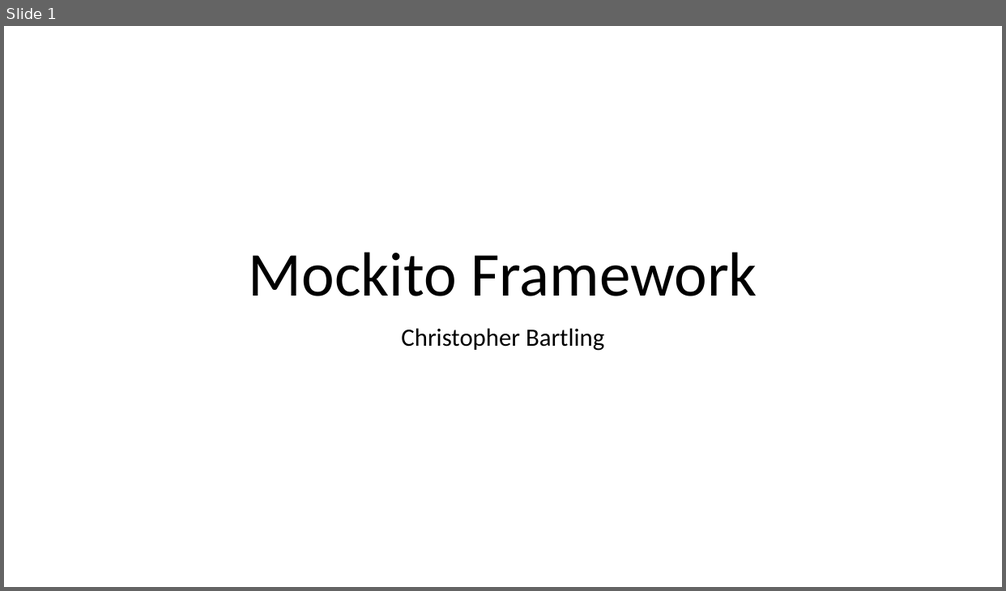
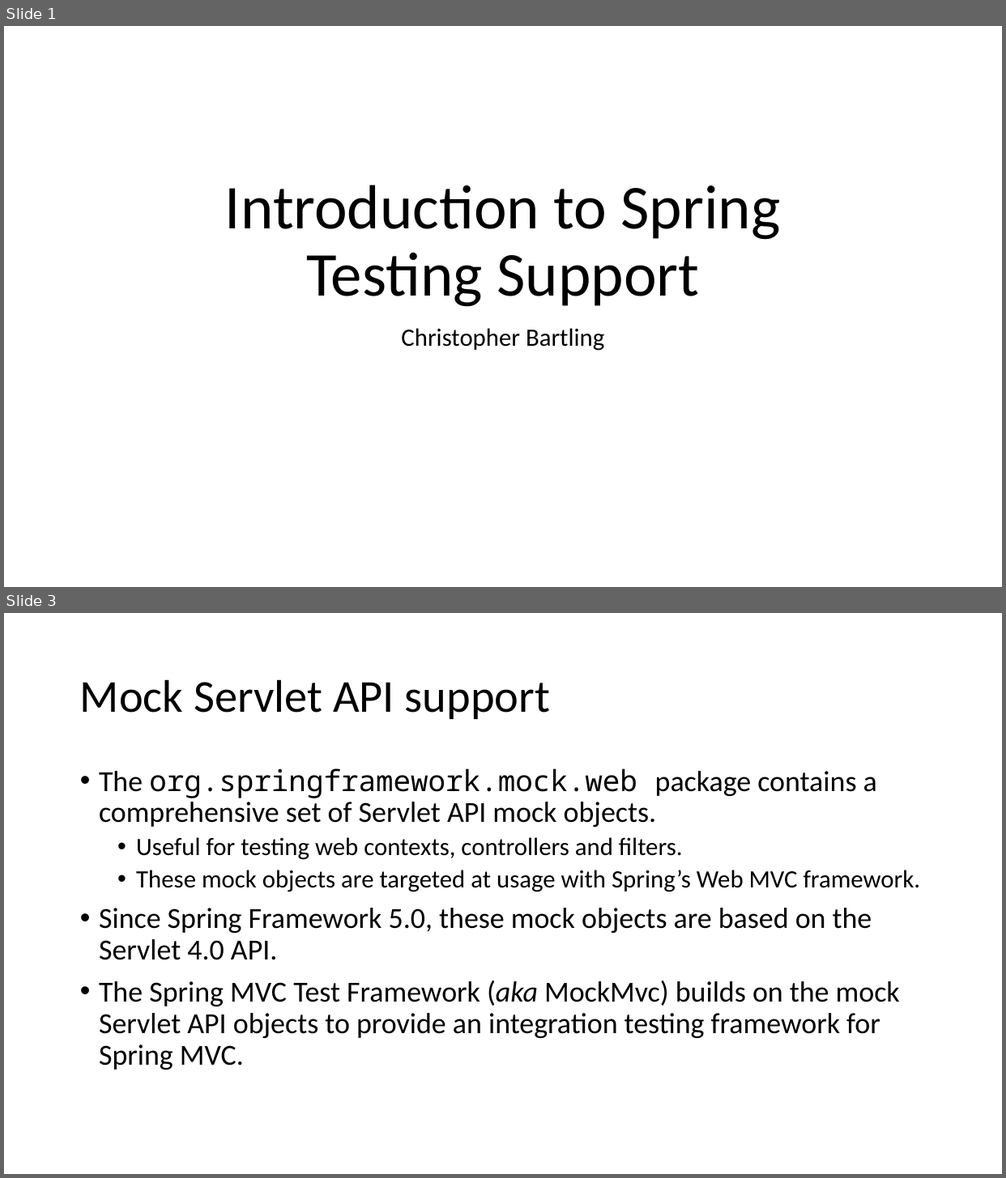
Before and after one commit to cebartling/test-driven, a slide deck: presentations/Introduction to Spring Framework Testing.pptx. Shown one above the other, each under a label of ours: slide 1 before the commit, slides 1 and 3 after it; the slides between them are not shown. The pictures are 1006x591 and 1006x1178 pixels, drawn with LibreOffice and Linux fonts; fonts in the diff are those of the drawing. Boxes give left, top, right and bottom in pixels: in the first picture for what was removed or moved away, otherwise in the second. Text is boxed around its words. In the diff, an @@ line names an element or a change of style, - is before the commit and + after.

Commit message:
Introduction to Spring Testing Support

```diff
--- a/presentations/Introduction to Spring Framework Testing.pptx
+++ b/presentations/Introduction to Spring Framework Testing.pptx
@@ slide 3 added at (4,613,1002,1174), background #FFFFFF @@
@@ title added at (80,679,550,719), 44 pt, text #000000 @@
+Mock Servlet API support
@@ text added at (99,769,920,1070), 28 pt, text #000000 @@
+• The org.springframework.mock.web package contains a comprehensive set of Servlet API mock objects.
+  • Useful for testing web contexts, controllers and filters.
+  • These mock objects are targeted at usage with Spring’s Web MVC framework.
+• Since Spring Framework 5.0, these mock objects are based on the Servlet 4.0 API.
+• The Spring MVC Test Framework (aka MockMvc) builds on the mock Servlet API objects to provide an integration testing framework for Spring MVC.
@@ slide 1 changed as well @@
@@ title at (225,185,781,307): text changed @@
-Mockito Framework
+Introduction to Spring Testing Support
```
Also in this commit, not shown: 3 other slides added, 4 slides removed.
